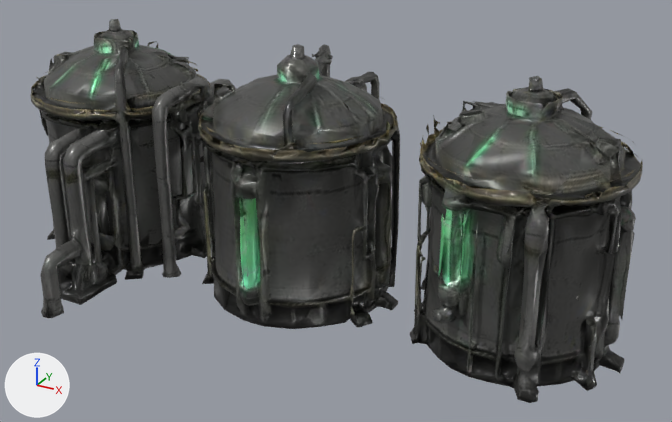
An edit to the glTF model docs/models/m/gasTank.glb, drawn before and after from the same camera.
The view is the same before and after, from a 50 mm camera at (1.283, -2.11, 0.964) aimed at (0.122, 0.001, -0.092). The lights are fixed; the arrows at lower left show +X, +Y and +Z. The first picture is the older version. Vertices at exactly the same position are counted once.
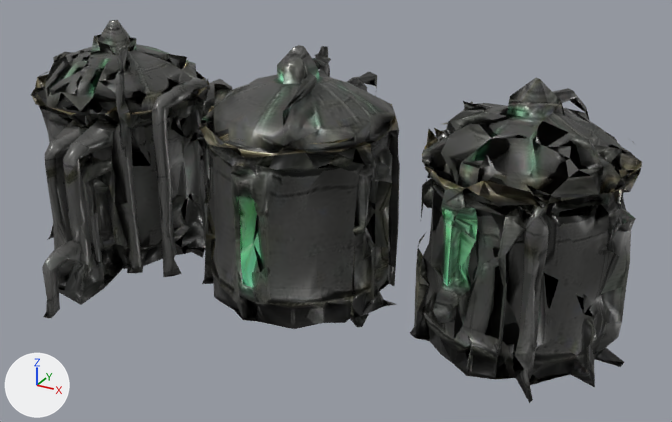
The change, as a diff of the scene's bpy script:
```diff
--- a/docs/models/m/gasTank.glb.py
+++ b/docs/models/m/gasTank.glb.py
@@ me_mesh_0 @@
 # used by ob_mesh_0; location = (0.0, 0.0, 0.0)
-me_mesh_0.from_pydata(...)  # 9407 vertices, 19457 faces; spans x -0.95..0.95, y -0.5..0.46, z -0.37..0.37
+me_mesh_0.from_pydata(...)  # 3111 vertices, 7721 faces; spans x -0.94..0.95, y -0.5..0.45, z -0.37..0.36
+# me_mesh_0 part 1: 31 vertices moved within x -0.9..0.87, y -0.32..0.36, z -0.35..0.25; 6281 vertices removed from x -0.95..0.95, y -0.49..0.46, z -0.37..0.37
+# me_mesh_0 part 2: 17 kept faces spanning x -0.84..0.82, y -0.16..0.4, z -0.37..0.27 get new texture (UV) coordinates
+# other edits to the shape of me_mesh_0 do not show in these pictures
 me_mesh_0.materials.append(mat_material_0)
```

Location of each change, [x1, y1, x2, y2] in pixels of the pictures (672 x 422 px):
'Mesh_0', reshaped: before [30, 19, 643, 403]; after [30, 20, 642, 403]
part 1 of me_mesh_0, cut back: before [30, 19, 643, 403]; after [31, 49, 622, 373]
part 2 of me_mesh_0, surface changed: after [530, 128, 538, 142]
